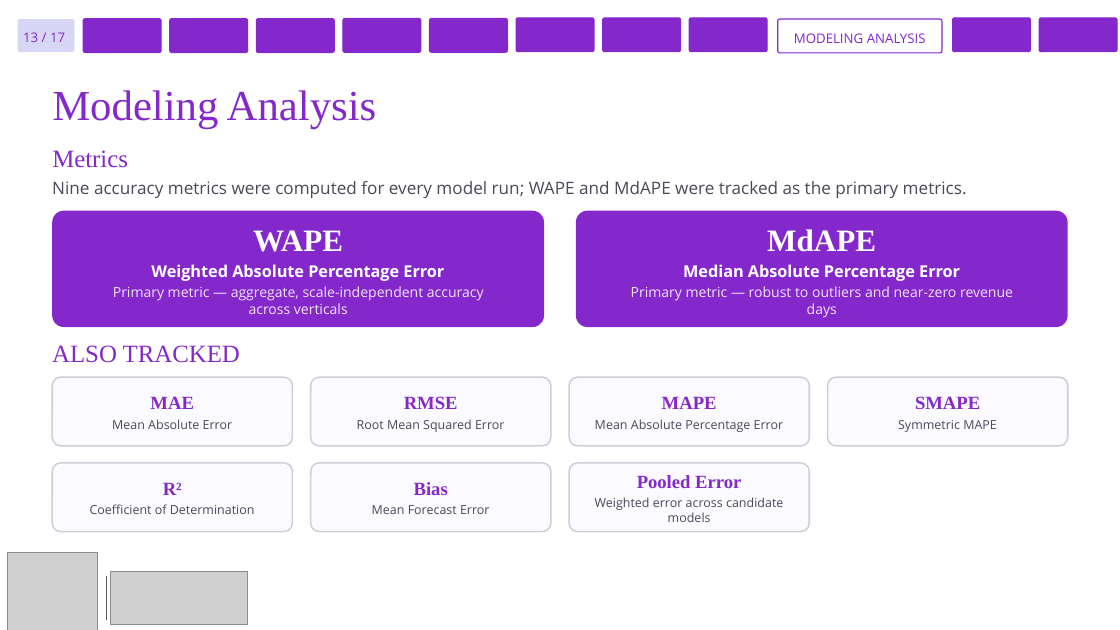
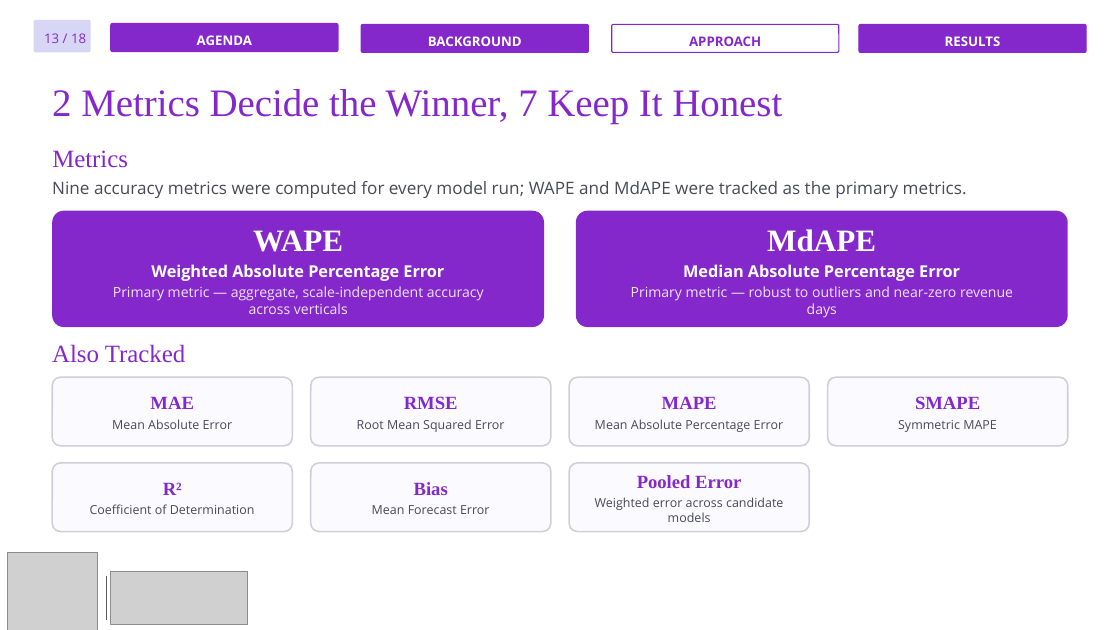
Before and after one commit to hkbuttar/Portfolio, a slide deck: slide 14 of assets/documents/experience/rakuten-capstone/Rakuten-Presentation.pptx. Drawn at 1120x630 pixels with LibreOffice and Linux fonts; fonts in the diff are those of the drawing; grey boxes stand for pictures. Boxes give left, top, right and bottom in pixels: in the first picture for what was removed or moved away, otherwise in the second. Text is boxed around its words. In the diff, an @@ line names an element or a change of style, - is before the commit and + after.

```diff
--- a/assets/documents/experience/rakuten-capstone/Rakuten-Presentation.pptx
+++ b/assets/documents/experience/rakuten-capstone/Rakuten-Presentation.pptx
@@ rounded rectangle: place and size @@
-rounded rectangle at bbox=[18, 19, 75, 52]
+rounded rectangle at bbox=[34, 20, 91, 53]
@@ rounded rectangle removed at bbox=[83, 19, 161, 53] @@
@@ rounded rectangle added at bbox=[111, 24, 338, 52], fill #8528CB, outline #8528CB 0.75 pt, 8.5 pt, text #FFFFFF, bold @@
+AGENDA
@@ rounded rectangle removed at bbox=[170, 19, 249, 53] @@
@@ rounded rectangle removed at bbox=[256, 19, 335, 53] @@
@@ rounded rectangle removed at bbox=[343, 18, 421, 52] @@
@@ rounded rectangle added at bbox=[362, 25, 589, 53], fill #8528CB, outline #8528CB 0.75 pt, 8.5 pt, text #FFFFFF, bold @@
+BACKGROUND
@@ rounded rectangle removed at bbox=[429, 18, 507, 52] @@
@@ rounded rectangle removed at bbox=[516, 18, 595, 52] @@
@@ rounded rectangle removed at bbox=[603, 18, 681, 52] @@
@@ rounded rectangle added at bbox=[612, 25, 839, 53], fill #FFFFFF, outline #8528CB 0.75 pt, 8.5 pt, text #8528CB, bold @@
+APPROACH
@@ rounded rectangle removed at bbox=[689, 18, 767, 52] @@
@@ rounded rectangle removed at bbox=[777, 19, 942, 53] @@
-MODELING ANALYSIS
@@ rounded rectangle added at bbox=[859, 25, 1086, 53], fill #8528CB, outline #8528CB 0.75 pt, 8.5 pt, text #FFFFFF, bold @@
+RESULTS
@@ rounded rectangle removed at bbox=[953, 18, 1032, 52] @@
@@ rounded rectangle removed at bbox=[1039, 18, 1118, 52] @@
@@ text at bbox=[44, 33, 86, 43]: text changed @@
-13 / 17
+13 / 18
@@ text added at bbox=[52, 89, 782, 123], 25 pt, text #8528CB @@
+2 Metrics Decide the Winner, 7 Keep It Honest
@@ text removed at bbox=[52, 90, 377, 128] @@
-Modeling Analysis
@@ text at bbox=[52, 344, 185, 363]: text changed @@
-ALSO TRACKED
+Also Tracked
```
Also in this commit, not shown: 16 other slides changed, 63 slides added, 11 slides removed, 5 other files.
